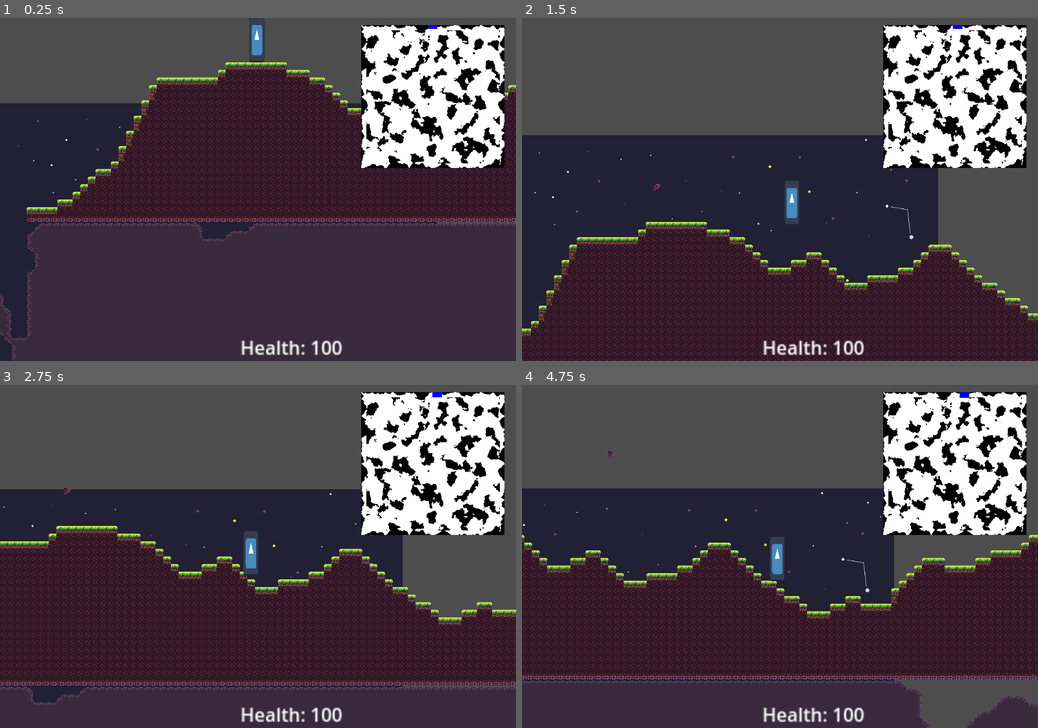
Above: before the commit, frames 1-4 (two rows, left to right).
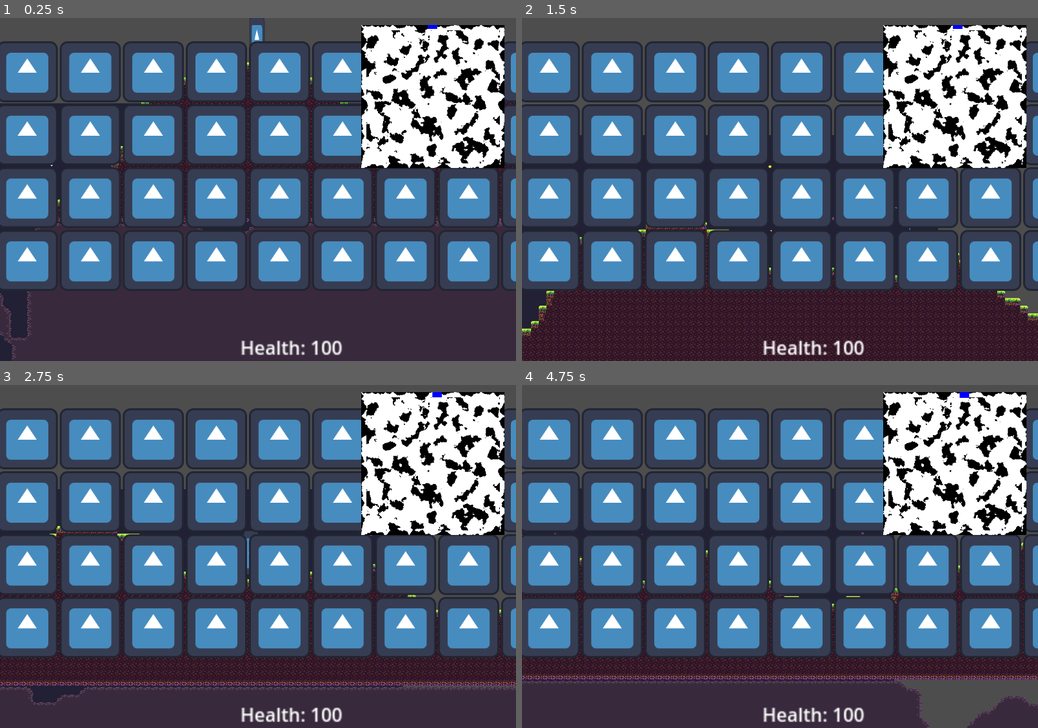
Above: after the commit, the same moments.

Repository: EamonnER/TerraWorlds
Game: Godot game, scene res://game.tscn
The game is run twice, just before and just after one commit, with the same random seed, the same clock (stepped at 60 frames per second) and the same inputs. The engine's default icon, where the game draws it, is replaced by a stand-in: a white triangle on a blue panel in a dark square.
Inputs (mouse positions are in pixels of both pictures, inside the frame that each line leads up to):
- Up to frame 1 (0.25 s): no input
- Up to frame 2 (1.5 s): move the mouse to (893, 172) at 0.52 s; hold D (game_right) from 0.53 s (still down); click (893, 172) at 0.6 s; tap Space (game_jump) at 0.77 s; move the mouse to (676, 206) at 1.27 s; right-click (676, 206) at 1.35 s
- Up to frame 3 (2.75 s): tap Space (game_jump) at 1.52 s; move the mouse to (309, 481) at 2.02 s; release D (game_right) at 2.03 s; hold A (game_left) from 2.03 s (still down); click (309, 481) at 2.1 s
- Up to frame 4 (4.75 s): move the mouse to (754, 625) at 2.77 s; release A (game_left) at 2.78 s; hold D (game_right) 2.78-4.28 s; right-click (754, 625) at 2.85 s; tap Space (game_jump) at 3.02, 3.77, 4.52 s; move the mouse to (934, 607) at 3.52 s; click (934, 607) at 3.6 s; move the mouse to (625, 505) at 4.27 s; hold A (game_left) from 4.28 s (still down); right-click (625, 505) at 4.35 s

The runs differ from the first frame. In frame 1, 43% of the frame differs, in the area x 0-100%, y 6-80%; in frame 2, 44%; in frame 3, 46%; in frame 4, 47%.

Commit message:
Added inventory to screen

Diff:
--- a/game.tscn
+++ b/game.tscn
@@ -6,6 +6,7 @@
 [ext_resource type="Script" path="res://src/entity/player/hud/minimap.gd" id="5_ap3o4"]
 [ext_resource type="Script" path="res://src/entity/player/hud/hud.gd" id="5_iee2e"]
 [ext_resource type="Script" path="res://src/entity/player/hud/health.gd" id="6_4awlf"]
+[ext_resource type="PackedScene" uid="uid://c8w68wmnu80ky" path="res://src/inventory/Inventory.tscn" id="6_n78m7"]
 [ext_resource type="Script" path="res://src/entity/player/background.gd" id="8_ct475"]
 [ext_resource type="Texture2D" uid="uid://d0nlpiohiv678" path="res://assets/tilesets/sky.png" id="8_f8m72"]
 [ext_resource type="PackedScene" uid="uid://ffx1hqubsivi" path="res://src/world/world.tscn" id="8_gxbsa"]
@@ -41,6 +42,10 @@
 size_flags_horizontal = 4
 size_flags_vertical = 4
 script = ExtResource("5_iee2e")
+
+[node name="Inventory" parent="CanvasLayer/HUD" instance=ExtResource("6_n78m7")]
+layout_mode = 0
+columns = 9
 
 [node name="Health" type="Label" parent="CanvasLayer/HUD"]
 layout_mode = 1
--- /dev/null
+++ b/src/inventory/Inventory.tscn
@@ -0,0 +1,6 @@
+[gd_scene load_steps=2 format=3 uid="uid://c8w68wmnu80ky"]
+
+[ext_resource type="Script" path="res://src/inventory/inventory.gd" id="1_dlhv8"]
+
+[node name="Inventory" type="GridContainer"]
+script = ExtResource("1_dlhv8")
--- /dev/null
+++ b/src/inventory/inventory.gd
@@ -0,0 +1,13 @@
+extends GridContainer
+class_name Inventory
+
+var rows = 4
+var slots: Array[InventorySlot]
+
+func _ready() -> void:
+	columns = 9
+
+	for i in range(columns * rows):
+		var slot = InventorySlot.new()
+		add_child(slot)
+		slots.append(slot)
--- a/src/entity/player/inventory_slot.gd
+++ b/src/inventory/inventory_slot.gd
@@ -1,4 +1,4 @@
-extends Node2D
+extends TextureRect
 class_name InventorySlot
 
 var item: InventoryItem  # This is essentually a fancy Sprite2D
@@ -27,3 +27,6 @@
 	quantity = new_quantity
 	if quantity < 0:
 		quantity = 0
+
+func _ready() -> void:
+	texture = load("res://icon.svg")
--- /dev/null
+++ b/src/inventory/inventory_slot.tscn
@@ -0,0 +1,8 @@
+[gd_scene load_steps=3 format=3 uid="uid://bf2u15xb65wf7"]
+
+[ext_resource type="Texture2D" uid="uid://oehadtam0o37" path="res://icon.svg" id="1_ao32y"]
+[ext_resource type="Script" path="res://src/inventory/inventory_slot.gd" id="2_ypagu"]
+
+[node name="InventorySlot" type="TextureRect"]
+texture = ExtResource("1_ao32y")
+script = ExtResource("2_ypagu")
Not shown: 1 places in game.tscn that only renumber resources
